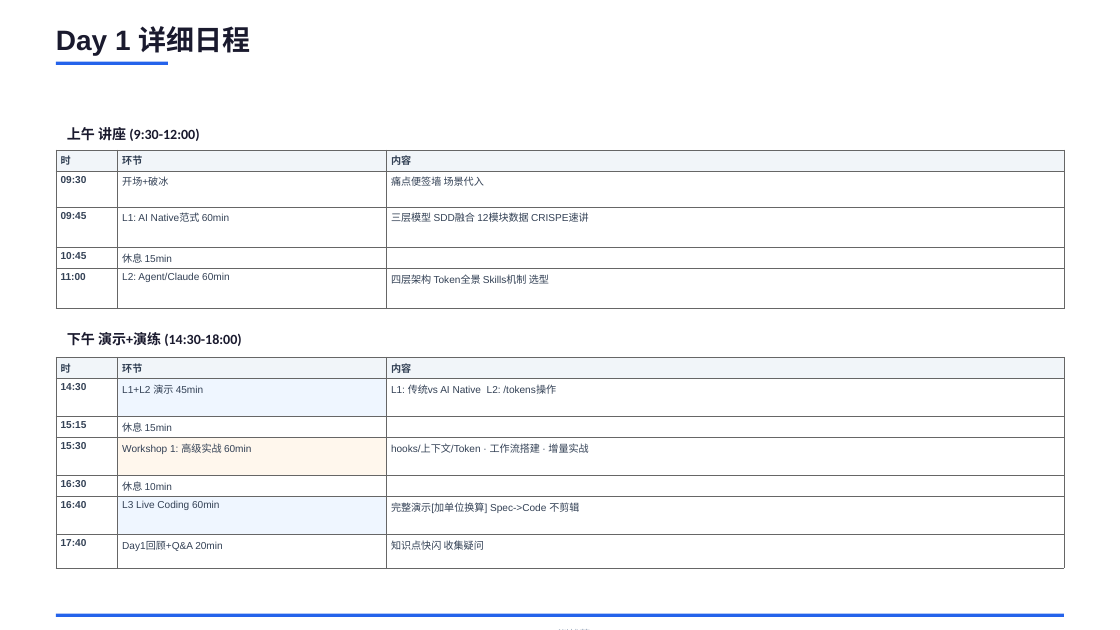
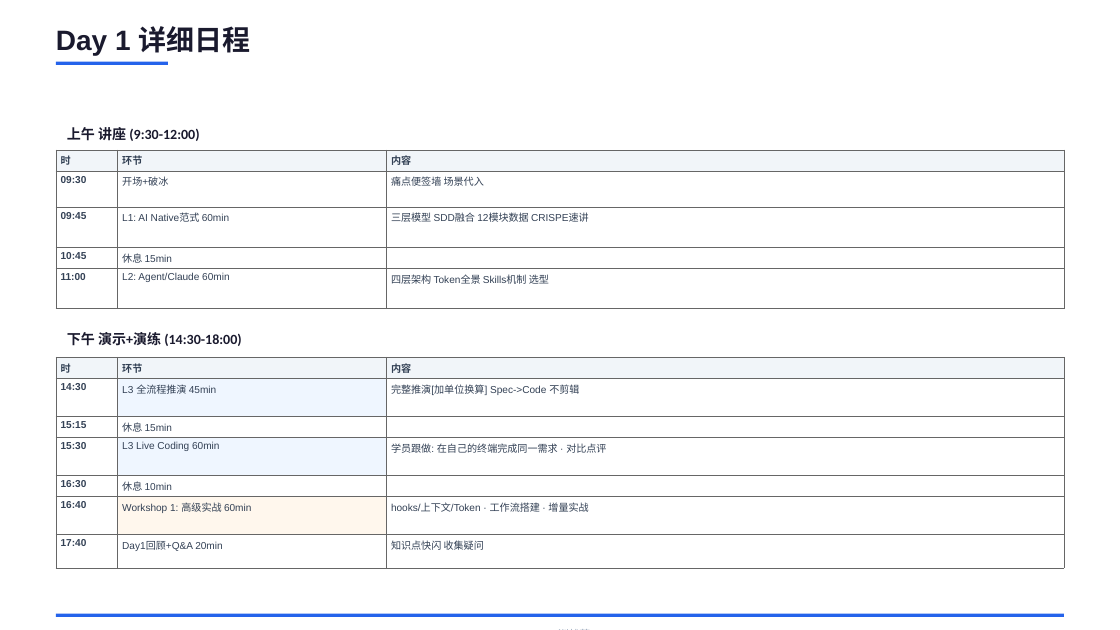
Before and after one commit to JungleTestLabs/ai-coding-training, a slide deck: slide 3 of docs/AI-Native-训战营-介绍与日程.pptx. Drawn at 1120x630 pixels with LibreOffice and Linux fonts; fonts in the diff are those of the drawing. Boxes give left, top, right and bottom in pixels: in the first picture for what was removed or moved away, otherwise in the second. Text is boxed around its words. In the diff, an @@ line names an element or a change of style, - is before the commit and + after.

Commit message:
docs: Day1下午重组 — 14:30L3推演, 15:30L3 Live, 16:40W1

```diff
--- a/docs/AI-Native-训战营-介绍与日程.pptx
+++ b/docs/AI-Native-训战营-介绍与日程.pptx
@@ table at <box>56,357,1064,555</box> @@
-row 2, column 2: L1+L2 演示 45min
+row 2, column 2: L3 全流程推演 45min
-row 2, column 3: L1: 传统vs AI Native L2: /tokens操作
+row 2, column 3: 完整推演[加单位换算] Spec->Code 不剪辑
-row 4, column 2: Workshop 1: 高级实战 60min
+row 4, column 2: L3 Live Coding 60min
-row 4, column 3: hooks/上下文/Token · 工作流搭建 · 增量实战
+row 4, column 3: 学员跟做: 在自己的终端完成同一需求 · 对比点评
-row 6, column 2: L3 Live Coding 60min
+row 6, column 2: Workshop 1: 高级实战 60min
-row 6, column 3: 完整演示[加单位换算] Spec->Code 不剪辑
+row 6, column 3: hooks/上下文/Token · 工作流搭建 · 增量实战
@@ fill #FFF7ED to #EFF6FF in row 4, column 2 @@
@@ fill #EFF6FF to #FFF7ED in row 6, column 2 @@
```
Also in this commit, not shown: 2 other files.
